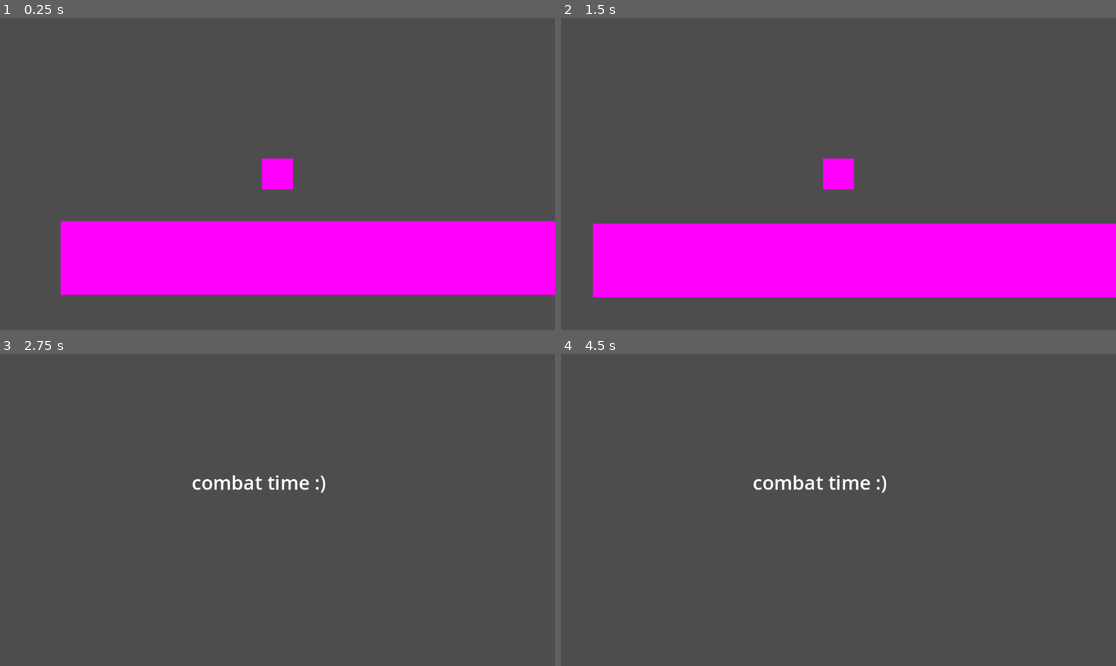
Above: before the commit, frames 1-4 (two rows, left to right).
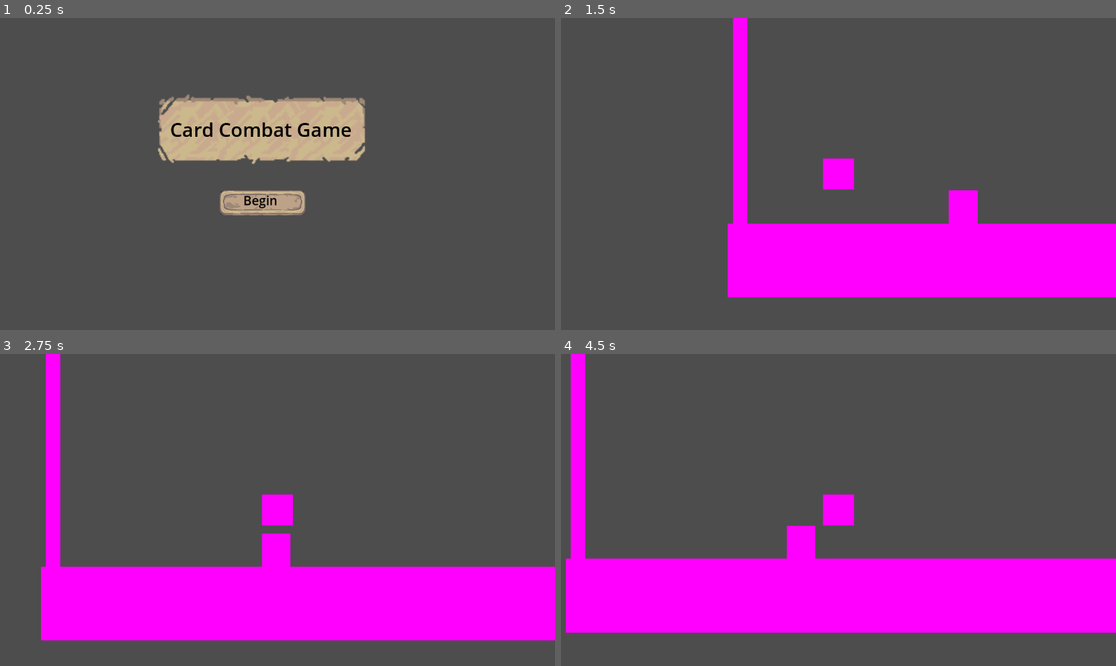
Above: after the commit, the same moments.

Repository: SomeFamousPerson/GameJam
Game: Godot game, scene res://scenes/menu.tscn
Same seed, same stepped clock (60 frames per second), same inputs: the game is played once before the commit and once after it. Before the commit the project starts from res://scenes/main.tscn.
Inputs (mouse positions are in pixels of both pictures, inside the frame that each line leads up to):
- Up to frame 1 (0.25 s): no input
- Up to frame 2 (1.5 s): click (821, 202) at 0.5 s, where only the run after the commit has a clickable "Start"; tap Enter (ui_accept) at 1.25 s; hold Right (ui_right) from 1.28 s (still down)
- Up to frame 3 (2.75 s): keep holding Right (ui_right); tap Enter (ui_accept) at 1.52, 2.27 s
- Up to frame 4 (4.5 s): release Right (ui_right) at 2.78 s; hold Left (ui_left) 2.78-3.53 s; hold Right (ui_right) from 3.53 s (still down); tap Enter (ui_accept) at 3.77 s

The runs differ from the first frame. In frame 1, 30% of the frame differs, in the area x 10-100%, y 24-89%; in frame 2, 8.1%; in frame 3, 25%; in frame 4, 27%.

Commit message:
assets and work

Diff:
--- a/project.godot
+++ b/project.godot
@@ -11,6 +11,6 @@
 [application]
 
 config/name="Game Jam"
-run/main_scene="res://scenes/main.tscn"
+run/main_scene="res://scenes/menu.tscn"
 config/features=PackedStringArray("4.2", "Forward Plus")
 config/icon="res://assets/icon.svg"
--- a/scenes/Background scenes/background_day_1.tscn
+++ b/scenes/Background scenes/background_day_1.tscn
@@ -1,9 +1,4 @@
-[gd_scene load_steps=5 format=3 uid="uid://rfuy1q118s2h"]
-
-[ext_resource type="Texture2D" uid="uid://vdaay6ib6ynx" path="res://free-scrolling-city-backgrounds-pixel-art/1 Backgrounds/1/Day/1.png" id="1_lpjsl"]
-[ext_resource type="Texture2D" uid="uid://bnr21mp7rhtq4" path="res://free-scrolling-city-backgrounds-pixel-art/1 Backgrounds/1/Day/2.png" id="2_bu6ba"]
-[ext_resource type="Texture2D" uid="uid://6802sjj8tb28" path="res://free-scrolling-city-backgrounds-pixel-art/1 Backgrounds/1/Day/3.png" id="3_shj3i"]
-[ext_resource type="Texture2D" uid="uid://b6nwyfrnfyhs8" path="res://free-scrolling-city-backgrounds-pixel-art/1 Backgrounds/1/Day/5.png" id="5_0t2j5"]
+[gd_scene format=3 uid="uid://rfuy1q118s2h"]
 
 [node name="Background Day 1" type="Node2D"]
 
@@ -15,7 +10,6 @@
 
 [node name="Sprite2D" type="Sprite2D" parent="ParallaxBackground/ParallaxLayer"]
 scale = Vector2(3, 3)
-texture = ExtResource("1_lpjsl")
 region_enabled = true
 region_rect = Rect2(0, 0.915, 576, 324)
 
@@ -26,7 +20,6 @@
 
 [node name="Sprite2D" type="Sprite2D" parent="ParallaxBackground/ParallaxLayer2"]
 scale = Vector2(3, 3)
-texture = ExtResource("2_bu6ba")
 region_enabled = true
 region_rect = Rect2(0, 0, 576, 324)
 
@@ -37,7 +30,6 @@
 
 [node name="Sprite2D" type="Sprite2D" parent="ParallaxBackground/ParallaxLayer3"]
 scale = Vector2(3, 3)
-texture = ExtResource("3_shj3i")
 region_enabled = true
 region_rect = Rect2(0, 0, 576, 324)
 
@@ -48,6 +40,5 @@
 
 [node name="Sprite2D" type="Sprite2D" parent="ParallaxBackground/ParallaxLayer5"]
 scale = Vector2(3, 3)
-texture = ExtResource("5_0t2j5")
 region_enabled = true
 region_rect = Rect2(0, 0, 576, 324)
--- a/scenes/main.tscn
+++ b/scenes/main.tscn
@@ -15,11 +15,12 @@
 script = ExtResource("1_h0ynw")
 
 [node name="player" parent="." instance=ExtResource("1_5081d")]
-position = Vector2(459, 383)
+position = Vector2(210, 283)
 
 [node name="world" type="Node2D" parent="."]
 
 [node name="StaticBody2D" type="StaticBody2D" parent="world"]
+scale = Vector2(4.64, 1)
 
 [node name="CollisionShape2D" type="CollisionShape2D" parent="world/StaticBody2D"]
 position = Vector2(613.25, 590.5)
@@ -30,12 +31,58 @@
 scale = Vector2(-1207.7, 153.428)
 texture = SubResource("PlaceholderTexture2D_dsknd")
 
-[node name="Area2D" type="Area2D" parent="."]
+[node name="StaticBody2D2" type="StaticBody2D" parent="world"]
+position = Vector2(499, -126)
+scale = Vector2(0.0489395, 1.11182)
+
+[node name="CollisionShape2D" type="CollisionShape2D" parent="world/StaticBody2D2"]
+position = Vector2(613.25, 590.5)
+shape = SubResource("RectangleShape2D_vs32f")
+
+[node name="Sprite2D" type="Sprite2D" parent="world/StaticBody2D2"]
+position = Vector2(612.565, 590.443)
+scale = Vector2(-1207.7, 153.428)
+texture = SubResource("PlaceholderTexture2D_dsknd")
+
+[node name="StaticBody2D3" type="StaticBody2D" parent="world"]
+position = Vector2(51, -1607)
+scale = Vector2(0.0242561, 3.22811)
+
+[node name="CollisionShape2D" type="CollisionShape2D" parent="world/StaticBody2D3"]
+position = Vector2(613.25, 590.5)
+shape = SubResource("RectangleShape2D_vs32f")
+
+[node name="Sprite2D" type="Sprite2D" parent="world/StaticBody2D3"]
+position = Vector2(612.565, 590.443)
+scale = Vector2(-1207.7, 153.428)
+texture = SubResource("PlaceholderTexture2D_dsknd")
+
+[node name="enemies" type="Node2D" parent="."]
+
+[node name="Enemy 1" type="Area2D" parent="enemies"]
 position = Vector2(1071, 329)
 
-[node name="CollisionShape2D" type="CollisionShape2D" parent="Area2D"]
-position = Vector2(-110, 99)
+[node name="CollisionShape2D" type="CollisionShape2D" parent="enemies/Enemy 1"]
+position = Vector2(-115, 97)
 shape = SubResource("RectangleShape2D_7anrr")
 debug_color = Color(0.270588, 0.603922, 0.521569, 0.419608)
 
-[connection signal="body_entered" from="Area2D" to="." method="_on_area_2d_body_entered"]
+[node name="Enemy 2" type="Area2D" parent="enemies"]
+position = Vector2(2917, 315)
+
+[node name="CollisionShape2D" type="CollisionShape2D" parent="enemies/Enemy 2"]
+position = Vector2(-115, 97)
+shape = SubResource("RectangleShape2D_7anrr")
+debug_color = Color(0.270588, 0.603922, 0.521569, 0.419608)
+
+[node name="Enemy 3" type="Area2D" parent="enemies"]
+position = Vector2(4929, 320)
+
+[node name="CollisionShape2D" type="CollisionShape2D" parent="enemies/Enemy 3"]
+position = Vector2(-115, 97)
+shape = SubResource("RectangleShape2D_7anrr")
+debug_color = Color(0.270588, 0.603922, 0.521569, 0.419608)
+
+[connection signal="body_entered" from="enemies/Enemy 1" to="." method="_on_area_2d_body_entered"]
+[connection signal="body_entered" from="enemies/Enemy 2" to="." method="_on_area_2d_body_entered"]
+[connection signal="body_entered" from="enemies/Enemy 3" to="." method="_on_area_2d_body_entered"]
--- /dev/null
+++ b/scenes/menu.gd
@@ -0,0 +1,7 @@
+extends Control
+
+
+
+
+func _on_button_pressed():
+	get_tree().change_scene_to_file("res://scenes/main.tscn")
--- /dev/null
+++ b/scenes/menu.tscn
@@ -0,0 +1,86 @@
+[gd_scene load_steps=4 format=3 uid="uid://b0vf2nnsg21tj"]
+
+[ext_resource type="Script" path="res://scenes/menu.gd" id="1_bwt8y"]
+[ext_resource type="Texture2D" uid="uid://fupju57t6se" path="res://assets/ui assets/Banners/Carved_3Slides.png" id="2_obl1b"]
+[ext_resource type="Texture2D" uid="uid://duyanjkjx3srw" path="res://assets/ui assets/Buttons/Button_Disable_3Slides.png" id="3_8n841"]
+
+[node name="Control" type="Control"]
+layout_mode = 3
+anchors_preset = 8
+anchor_left = 0.5
+anchor_top = 0.5
+anchor_right = 0.5
+anchor_bottom = 0.5
+grow_horizontal = 2
+grow_vertical = 2
+script = ExtResource("1_bwt8y")
+
+[node name="Control" type="Control" parent="."]
+layout_mode = 1
+anchors_preset = 8
+anchor_left = 0.5
+anchor_top = 0.5
+anchor_right = 0.5
+anchor_bottom = 0.5
+offset_left = -20.0
+offset_top = 40.0
+offset_right = 20.0
+offset_bottom = 80.0
+grow_horizontal = 2
+grow_vertical = 2
+
+[node name="Carved3Slides" type="Sprite2D" parent="Control"]
+position = Vector2(-12, -133)
+scale = Vector2(2.32, 2.32)
+texture = ExtResource("2_obl1b")
+
+[node name="Label" type="Label" parent="."]
+layout_mode = 1
+anchors_preset = 8
+anchor_left = 0.5
+anchor_top = 0.5
+anchor_right = 0.5
+anchor_bottom = 0.5
+offset_left = -222.0
+offset_top = -120.0
+offset_right = 152.0
+offset_bottom = -65.0
+grow_horizontal = 2
+grow_vertical = 2
+theme_override_colors/font_color = Color(0, 0, 0, 1)
+theme_override_font_sizes/font_size = 40
+text = "Card Combat Game"
+
+[node name="start" type="Button" parent="."]
+layout_mode = 1
+anchors_preset = 8
+anchor_left = 0.5
+anchor_top = 0.5
+anchor_right = 0.5
+anchor_bottom = 0.5
+offset_left = -118.0
+offset_top = 35.0
+offset_right = -16.0
+offset_bottom = 98.0
+grow_horizontal = 2
+grow_vertical = 2
+scale = Vector2(1.69339, 0.785276)
+theme_override_font_sizes/font_size = 40
+text = "Start"
+
+[node name="start button" type="Sprite2D" parent="."]
+position = Vector2(-31, 62)
+texture = ExtResource("3_8n841")
+
+[node name="Label2" type="Label" parent="."]
+layout_mode = 0
+offset_left = -71.0
+offset_top = 36.0
+offset_right = 10.0
+offset_bottom = 78.0
+scale = Vector2(0.873865, 0.873865)
+theme_override_colors/font_color = Color(0, 0, 0, 1)
+theme_override_font_sizes/font_size = 30
+text = "Begin"
+
+[connection signal="pressed" from="start" to="." method="_on_button_pressed"]
Binary file added: assets/FreeKnight_v1/Colour1/NoOutline/120x80_PNGSheets/_Attack.png
Binary file added: assets/FreeKnight_v1/Colour1/NoOutline/120x80_PNGSheets/_Attack2.png
Binary file added: assets/FreeKnight_v1/Colour1/NoOutline/120x80_PNGSheets/_Attack2NoMovement.png
Binary file added: assets/FreeKnight_v1/Colour1/NoOutline/120x80_PNGSheets/_AttackCombo.png
Binary file added: assets/FreeKnight_v1/Colour1/NoOutline/120x80_PNGSheets/_AttackComboNoMovement.png
Binary file added: assets/FreeKnight_v1/Colour1/NoOutline/120x80_PNGSheets/_AttackNoMovement.png
Binary file added: assets/FreeKnight_v1/Colour1/NoOutline/120x80_PNGSheets/_Crouch.png
Binary file added: assets/FreeKnight_v1/Colour1/NoOutline/120x80_PNGSheets/_CrouchAttack.png
Binary file added: assets/FreeKnight_v1/Colour1/NoOutline/120x80_PNGSheets/_CrouchFull.png
Binary file added: assets/FreeKnight_v1/Colour1/NoOutline/120x80_PNGSheets/_CrouchTransition.png
Binary file added: assets/FreeKnight_v1/Colour1/NoOutline/120x80_PNGSheets/_CrouchWalk.png
Binary file added: assets/FreeKnight_v1/Colour1/NoOutline/120x80_PNGSheets/_Dash.png
(and 412 more such lines)
